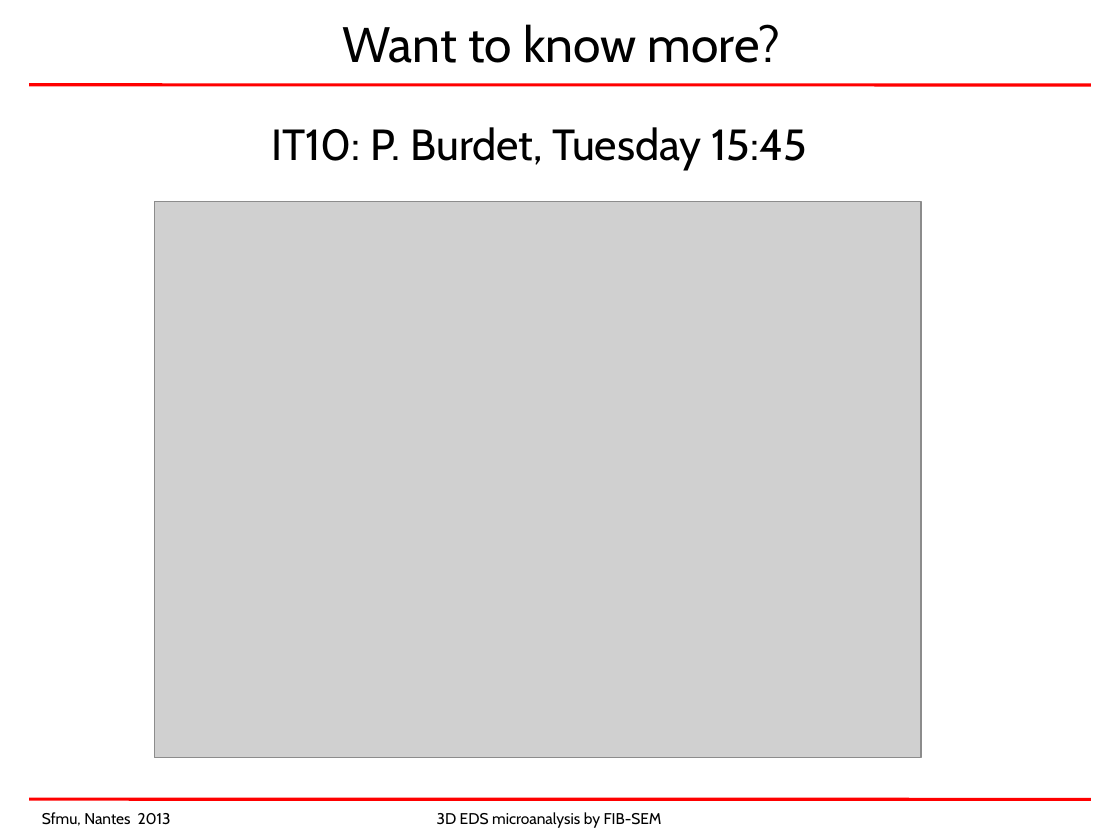
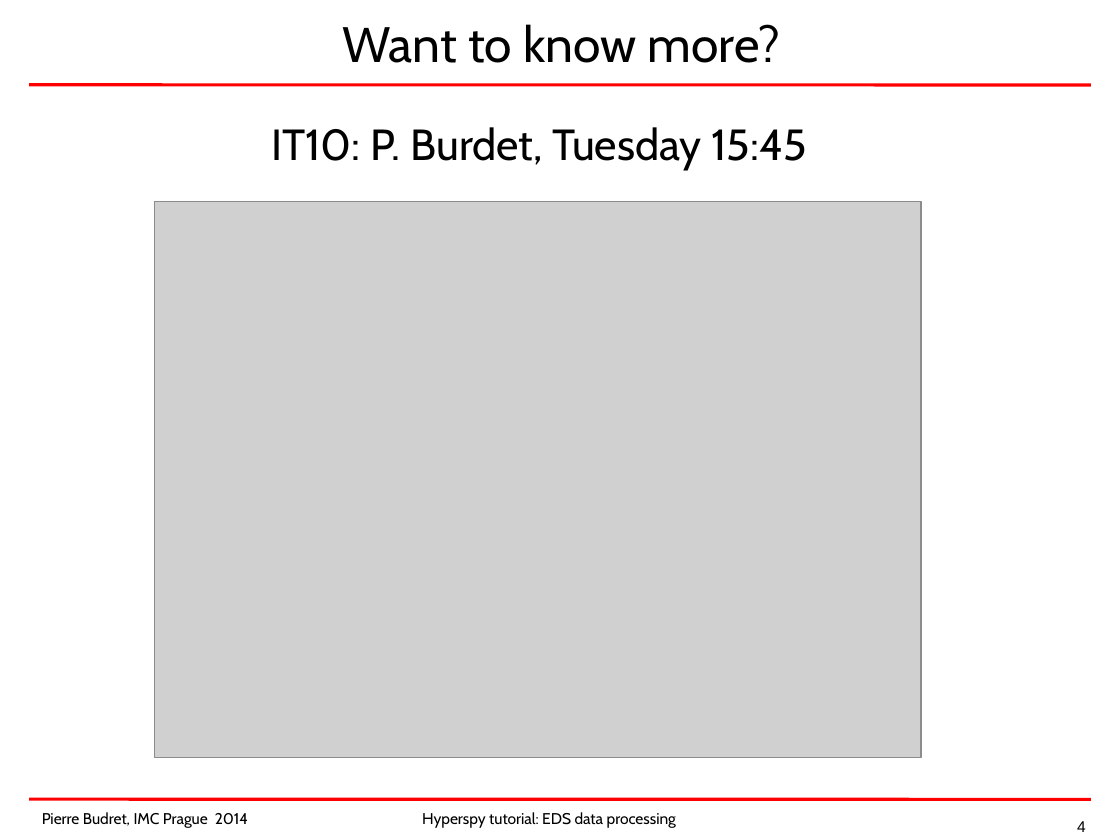
Before and after one commit to hyperspy/hyperspy-demos, a slide deck: slide 4 of electron_microscopy/EDS/PBurdet_EDS_tutorial_IMC_2014.ppt. Drawn at 1120x840 pixels with LibreOffice and Linux fonts; fonts in the diff are those of the drawing; grey boxes stand for pictures. Boxes give left, top, right and bottom in pixels: in the first picture for what was removed or moved away, otherwise in the second. Text is boxed around its words. In the diff, an @@ line names an element or a change of style, - is before the commit and + after.

```diff
--- a/electron_microscopy/EDS/PBurdet_EDS_tutorial_IMC_2014.ppt
+++ b/electron_microscopy/EDS/PBurdet_EDS_tutorial_IMC_2014.ppt
@@ text at [42, 812, 248, 828]: text changed @@
-Sfmu, Nantes 2013
+Pierre Budret, IMC Prague 2014
@@ text at [422, 812, 676, 828]: text changed @@
-3D EDS microanalysis by FIB-SEM
+Hyperspy tutorial: EDS data processing
@@ text added at [1068, 811, 1077, 828], 10 pt, text #000000 @@
+4
@@ page number added at [1077, 821, 1086, 832], 10 pt, text #FFFFFF, bold @@
+4
```
Also in this commit, not shown: 3 other slides changed, 1 other file.
